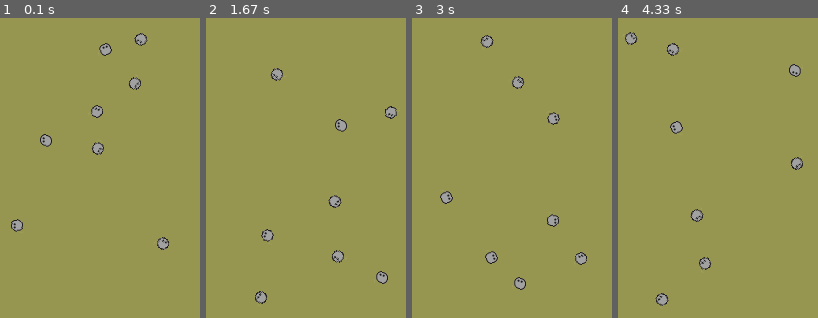
Above: before the commit, frames 1-4 (left to right).
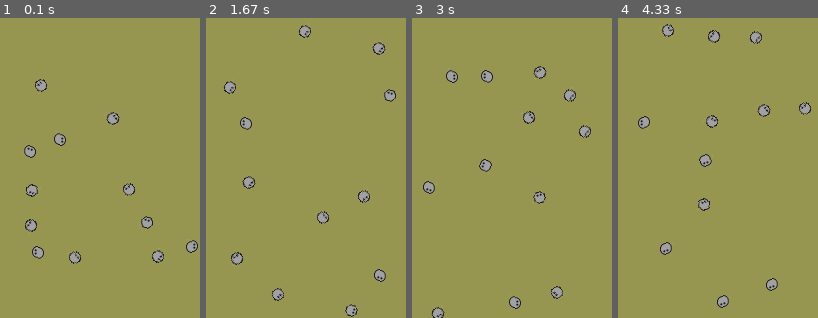
Above: after the commit, the same moments.

Repository: facha/pygame-creeps
Game: pygame game, started from creeps.py
Same seed, same stepped clock (60 frames per second), same inputs: the game is played once before the commit and once after it.
Inputs:
- Up to frame 1 (0.1 s): no input
- Up to frame 2 (1.67 s): no input
- Up to frame 3 (3 s): no input
- Up to frame 4 (4.33 s): no input

The runs differ from the first frame. In frame 1, 4.0% of the frame differs, in the area x 5-99%, y 5-82%; in frame 2, 3.8%; in frame 3, 4.0%; in frame 4, 4.0%, in the area x 3-97%, y 2-97%.

Commit message:
speed control

Diff:
--- a/creeps.py
+++ b/creeps.py
@@ -48,7 +48,6 @@
         for_removal.sort(reverse=True)
         for obj_index in for_removal:
             del self.objects[obj_index]
-
 
     def getObjView(self, obj):
         """ return a list of visible objects """
@@ -100,7 +99,17 @@
         self.obj_type = 'creep'
         self.direction = init_direction #Creep direction (in degrees)
         self.speed = speed #Creep speed
+        self.min_speed = 0.1 * speed
+        self.max_speed = speed
         self.view = None
+
+    def setSpeed(self, speed):
+        if speed > self.max_speed:
+            self.speed = self.max_speed
+        elif speed < self.min_speed:
+            self.speed = self.min_speed
+        else:
+            self.speed = speed
 
     def reflectFromBounds(self):
         start_acting_at = self.size #if distance is less then that, change direction
@@ -132,14 +141,20 @@
             next_step_distance = sqrt(pow(dx, 2) + pow(dy, 2))
             return next_step_distance - current_distance
 
-        start_acting_at = self.size + 20
+        start_acting_at = self.size + 30
+        collision_danger = False
         for obj in self.view:
             if obj['obj_type'] == 'creep':
                 if obj['distance'] < start_acting_at:
+                    collision_danger = True
                     distances = {}
-                    for angle in (-45, 45):
+                    for angle in (-135, -45, 45, 135):
                         distances[angle] = getDistanceDelta(angle)
                     self.direction += max(distances, key=distances.get)
+        if collision_danger == True:
+            self.setSpeed(self.speed * 0.5)
+        else:
+            self.setSpeed(self.speed * 1.1)
 
     def update(self):
         self.direction = self.direction % 360
@@ -167,7 +182,7 @@
 def run_game():
     SCREEN_WIDTH, SCREEN_HEIGHT = 200,300
     BG_COLOR = 150, 150, 80
-    N_CREEPS = 10
+    N_CREEPS = 30
     CREEP_RADIUS = 8 #creep radius
     CREEP_SPEED = 3
 
